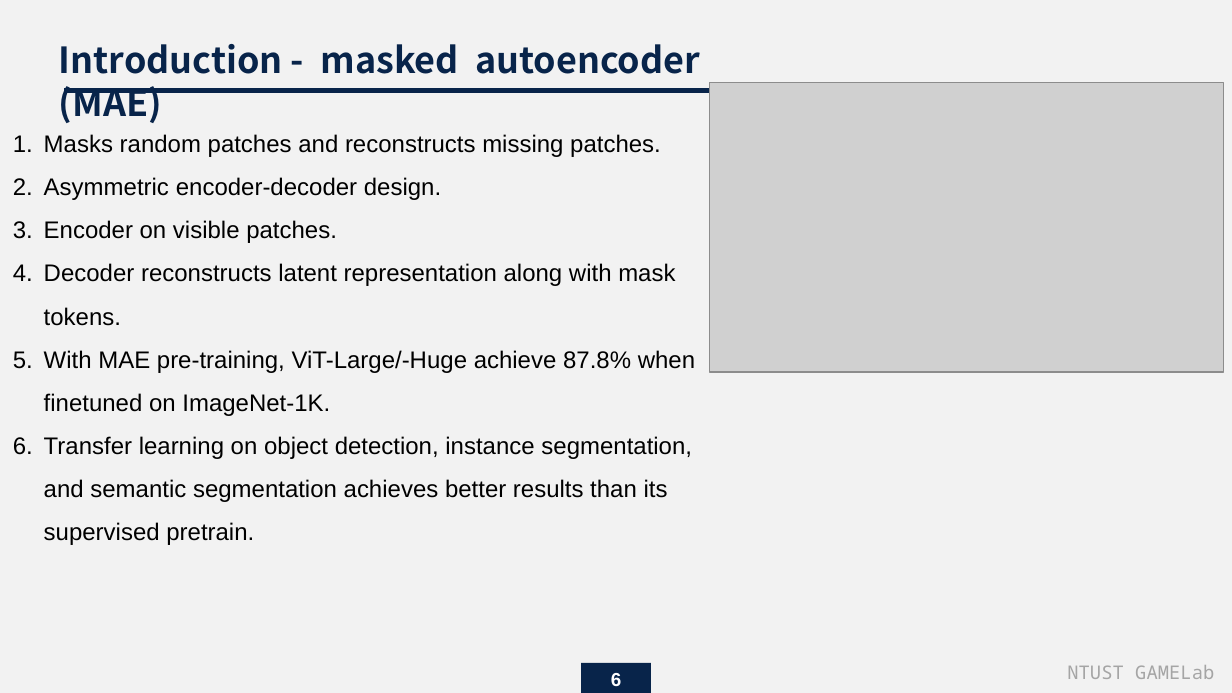
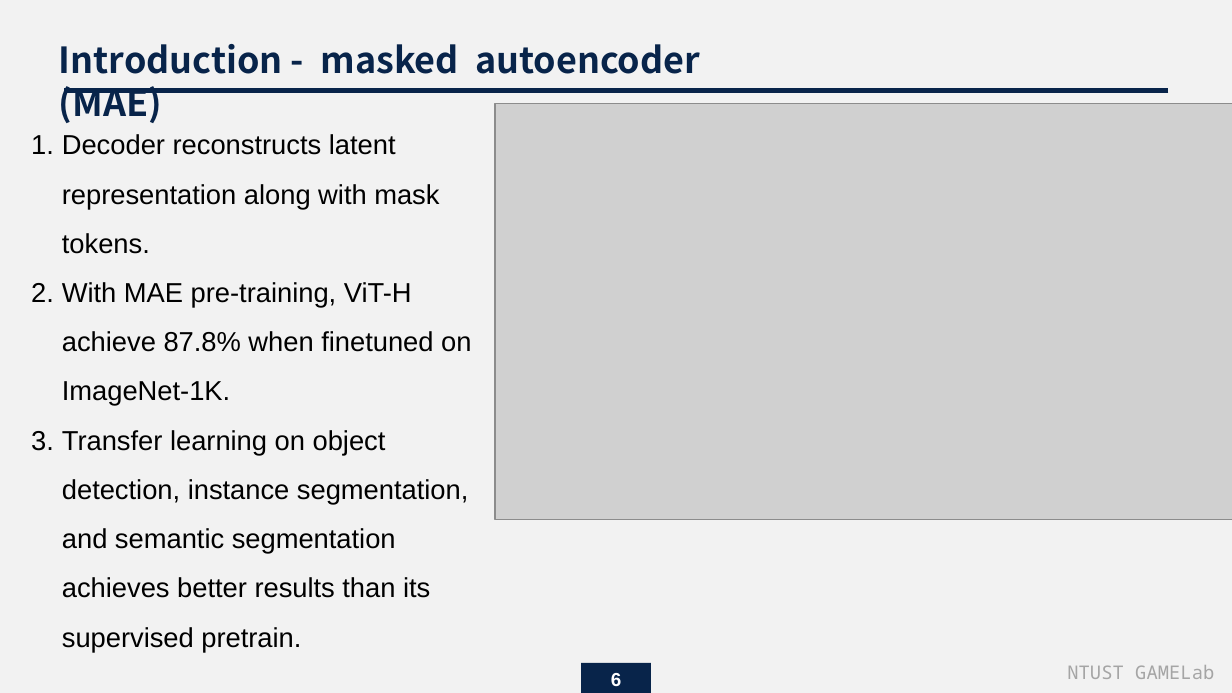
Before and after one commit to endman100/paper-, a slide deck: slide 6 of Masked Autoencoders Are Scalable Vision Learners.pptx. Drawn at 1232x693 pixels with LibreOffice and Linux fonts; fonts in the diff are those of the drawing; grey boxes stand for pictures. Boxes give left, top, right and bottom in pixels: in the first picture for what was removed or moved away, otherwise in the second. Text is boxed around its words. In the diff, an @@ line names an element or a change of style, - is before the commit and + after.

```diff
--- a/Masked Autoencoders Are Scalable Vision Learners.pptx
+++ b/Masked Autoencoders Are Scalable Vision Learners.pptx
@@ text "Decoder reconstructs latent representation along ...": place and size @@
-text "Decoder reconstructs latent representation along ..." at bbox=[44, 134, 695, 545]
+text "Decoder reconstructs latent representation along ..." at bbox=[62, 134, 471, 652]
@@ picture: place and size @@
-picture at bbox=[710, 83, 1223, 372]
+picture at bbox=[495, 103, 1232, 520]
@@ text at bbox=[44, 134, 661, 243]: paragraphs removed @@
-1. Masks random patches and reconstructs missing patches.
-2. Asymmetric encoder-decoder design.
-3. Encoder on visible patches.
@@ text at bbox=[62, 134, 468, 652]: size 14 to 16 pt in "Decoder reconstructs latent representation along with mask ...", "Transfer learning on object detection, instance segmentation ..." @@
@@ text at bbox=[62, 282, 471, 406]: text changed; size 14 to 16 pt @@
-5. With MAE pre-training, ViT-Large/-Huge achieve 87.8% when finetuned on ImageNet-1K.
+2. With MAE pre-training, ViT-H achieve 87.8% when finetuned on ImageNet-1K.
```
Also in this commit, not shown: 5 other slides changed, 4 slides added, 1 other file.
